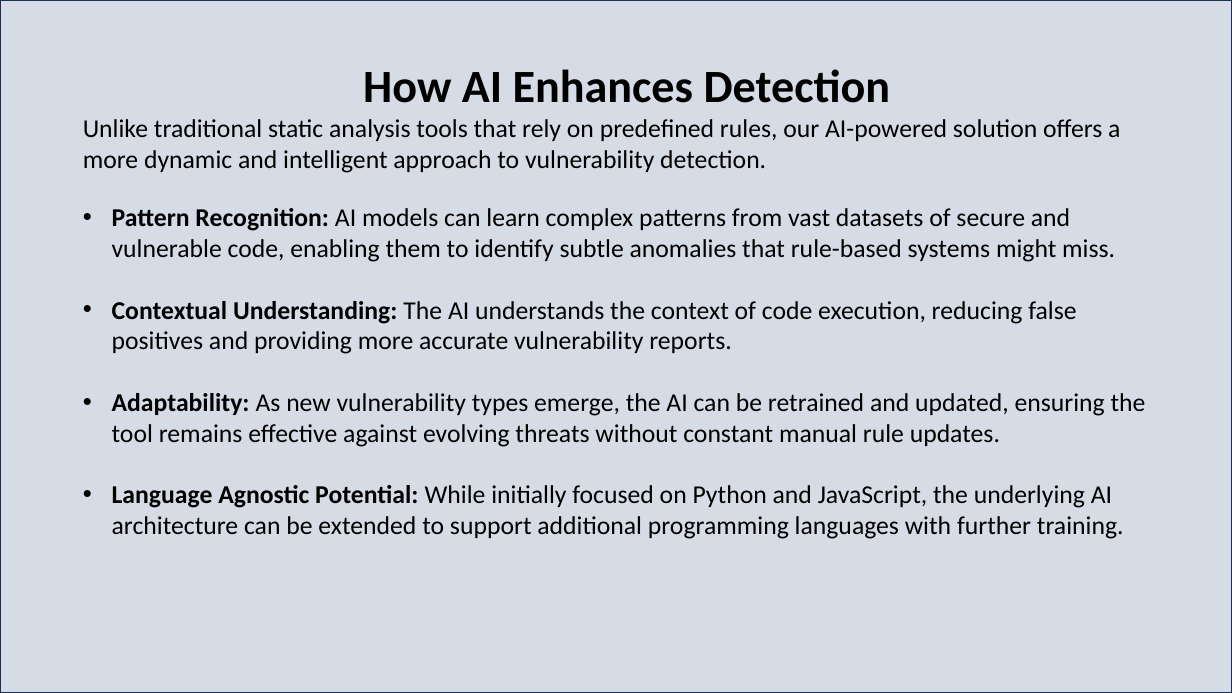
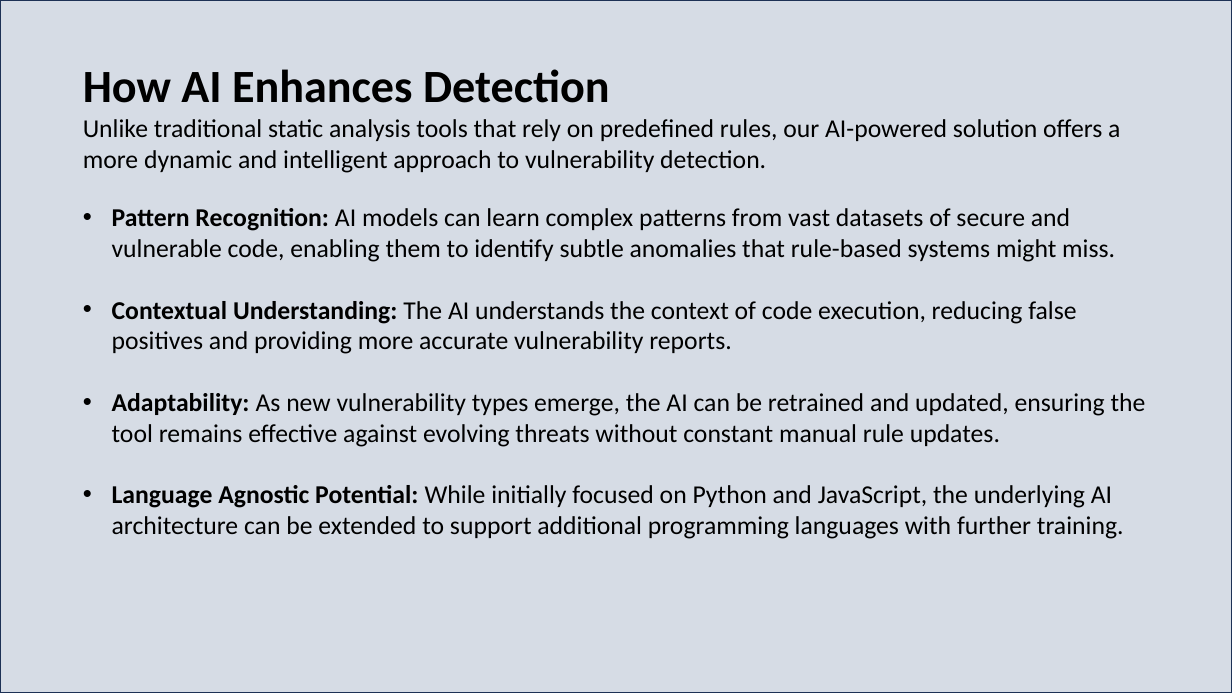
Before and after one commit to fardeen-codes07/Smart-Code-vulnerablilty-Triage-System, a slide deck: slide 7 of SOURCE CODE SCANNER PPT.pptx (slide 5 before the commit). Drawn at 1232x693 pixels with LibreOffice and Linux fonts; fonts in the diff are those of the drawing. Boxes give left, top, right and bottom in pixels: in the first picture for what was removed or moved away, otherwise in the second. Text is boxed around its words. In the diff, an @@ line names an element or a change of style, - is before the commit and + after.

```diff
--- a/SOURCE CODE SCANNER PPT.pptx
+++ b/SOURCE CODE SCANNER PPT.pptx
@@ text at [83, 69, 610, 103]: alignment centre to left @@
```
Also in this commit, not shown: 6 other slides changed, 3 slides added.
